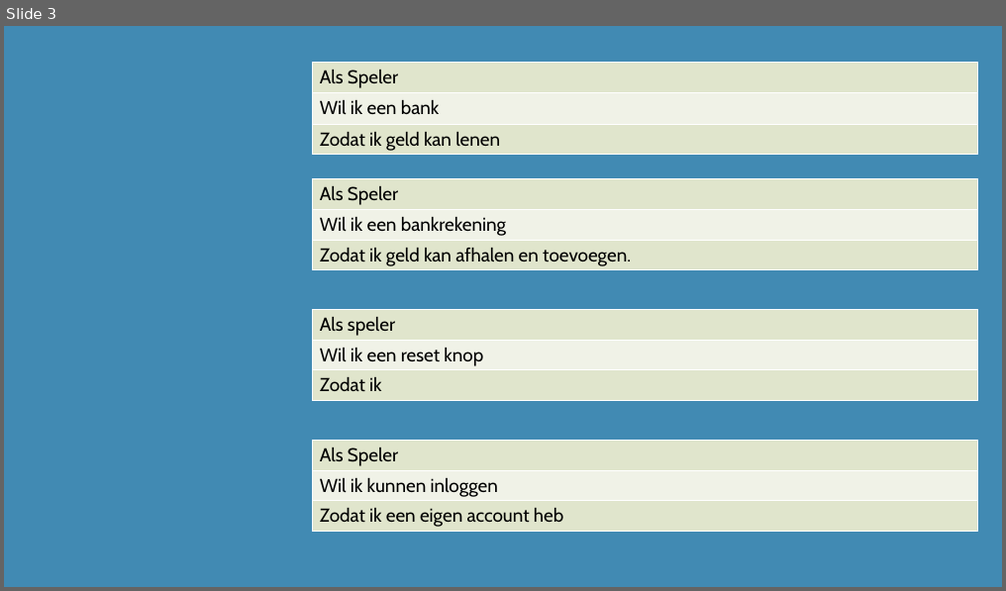
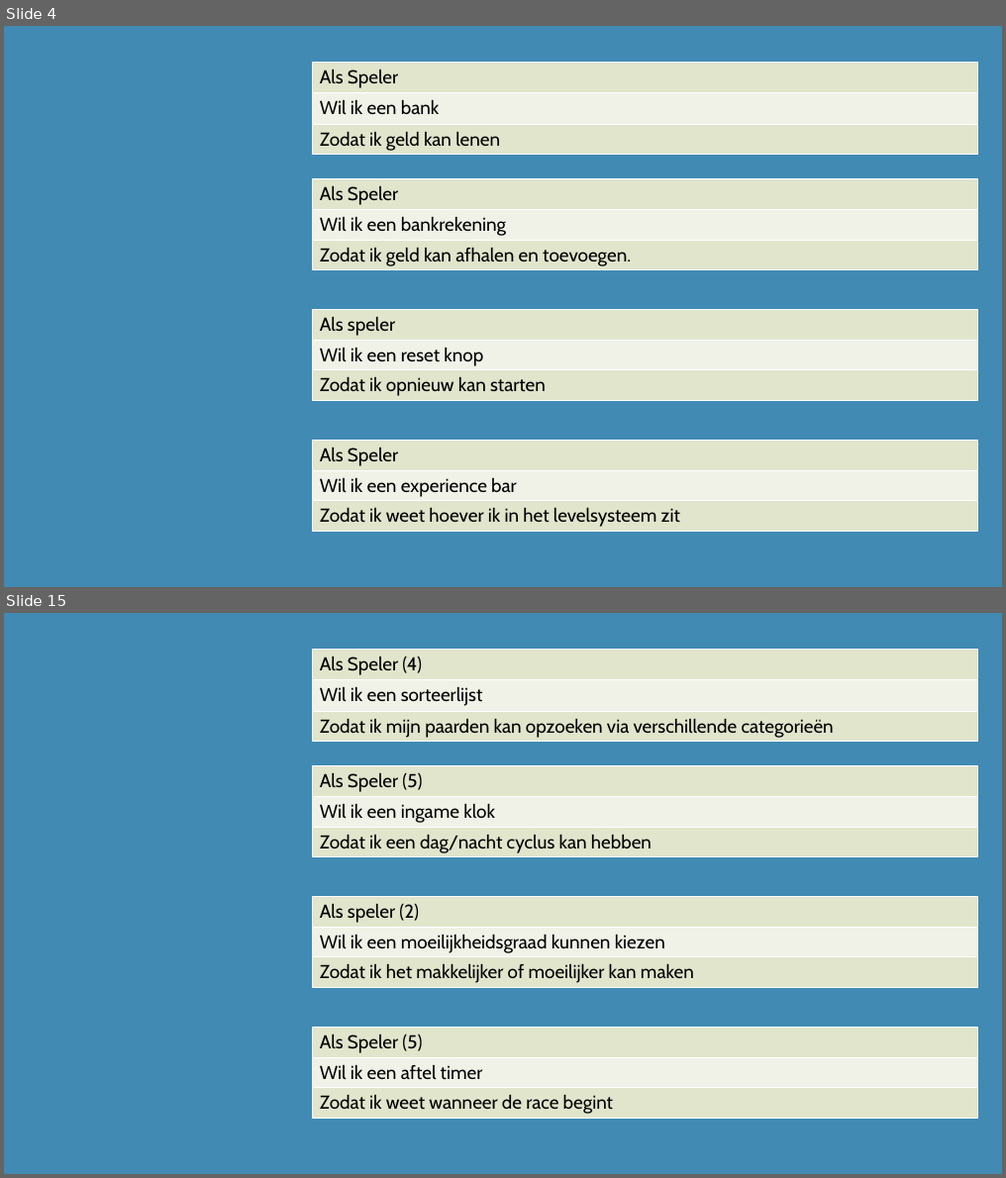
Before and after one commit to DiangeloHaaze/paardenrace, a slide deck: UserStories.pptx. Shown one above the other, each under a label of ours: slide 3 before the commit, slides 4 and 15 after it; the slides between them are not shown. The pictures are 1006x591 and 1006x1178 pixels, drawn with LibreOffice and Linux fonts; fonts in the diff are those of the drawing. Boxes give left, top, right and bottom in pixels: in the first picture for what was removed or moved away, otherwise in the second. Text is boxed around its words. In the diff, an @@ line names an element or a change of style, - is before the commit and + after.

```diff
--- a/UserStories.pptx
+++ b/UserStories.pptx
@@ slide 15 added at (x1=4, y1=613, x2=1002, y2=1174), background #418AB3 @@
@@ table added at (x1=313, y1=650, x2=978, y2=742), 3 rows, 1 columns @@
+Als Speler (4)
+Wil ik een sorteerlijst
+Zodat ik mijn paarden kan opzoeken via verschillende categorieën
@@ table added at (x1=313, y1=766, x2=978, y2=858), 3 rows, 1 columns @@
+Als Speler (5)
+Wil ik een ingame klok
+Zodat ik een dag/nacht cyclus kan hebben
@@ table added at (x1=313, y1=897, x2=978, y2=988), 3 rows, 1 columns @@
+Als speler (2)
+Wil ik een moeilijkheidsgraad kunnen kiezen
+Zodat ik het makkelijker of moeilijker kan maken
@@ table added at (x1=313, y1=1027, x2=978, y2=1118), 3 rows, 1 columns @@
+Als Speler (5)
+Wil ik een aftel timer
+Zodat ik weet wanneer de race begint
@@ what was slide 3 is now slide 4 @@
@@ slide 4 changed as well @@
@@ table at (x1=313, y1=310, x2=978, y2=401) @@
-row 3, column 1: Zodat ik
+row 3, column 1: Zodat ik opnieuw kan starten
@@ table at (x1=313, y1=440, x2=978, y2=531) @@
-row 2, column 1: Wil ik kunnen inloggen
+row 2, column 1: Wil ik een experience bar
-row 3, column 1: Zodat ik een eigen account heb
+row 3, column 1: Zodat ik weet hoever ik in het levelsysteem zit
```
Also in this commit, not shown: 1 other slide changed, 27 other slides added.
